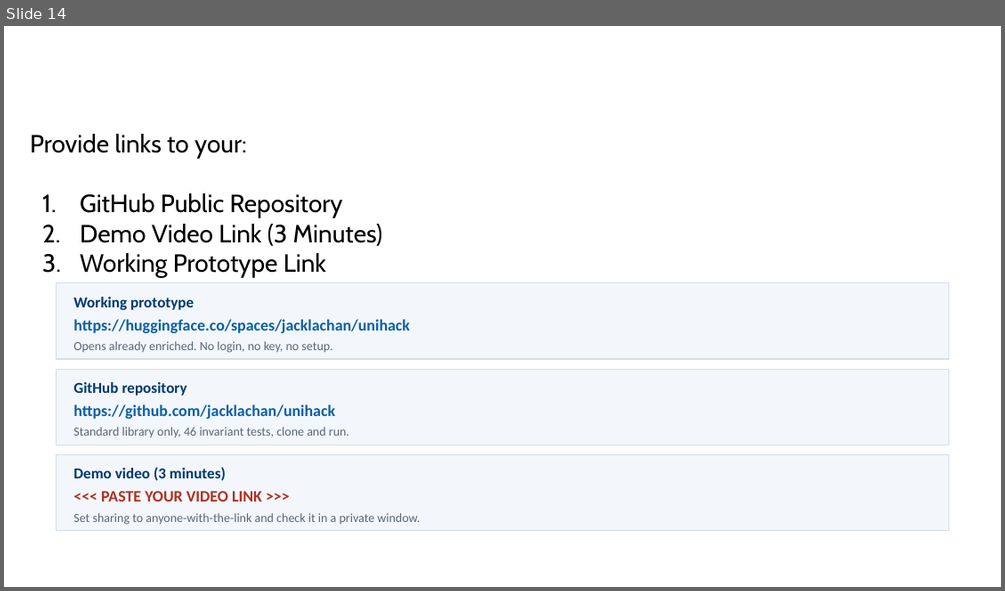
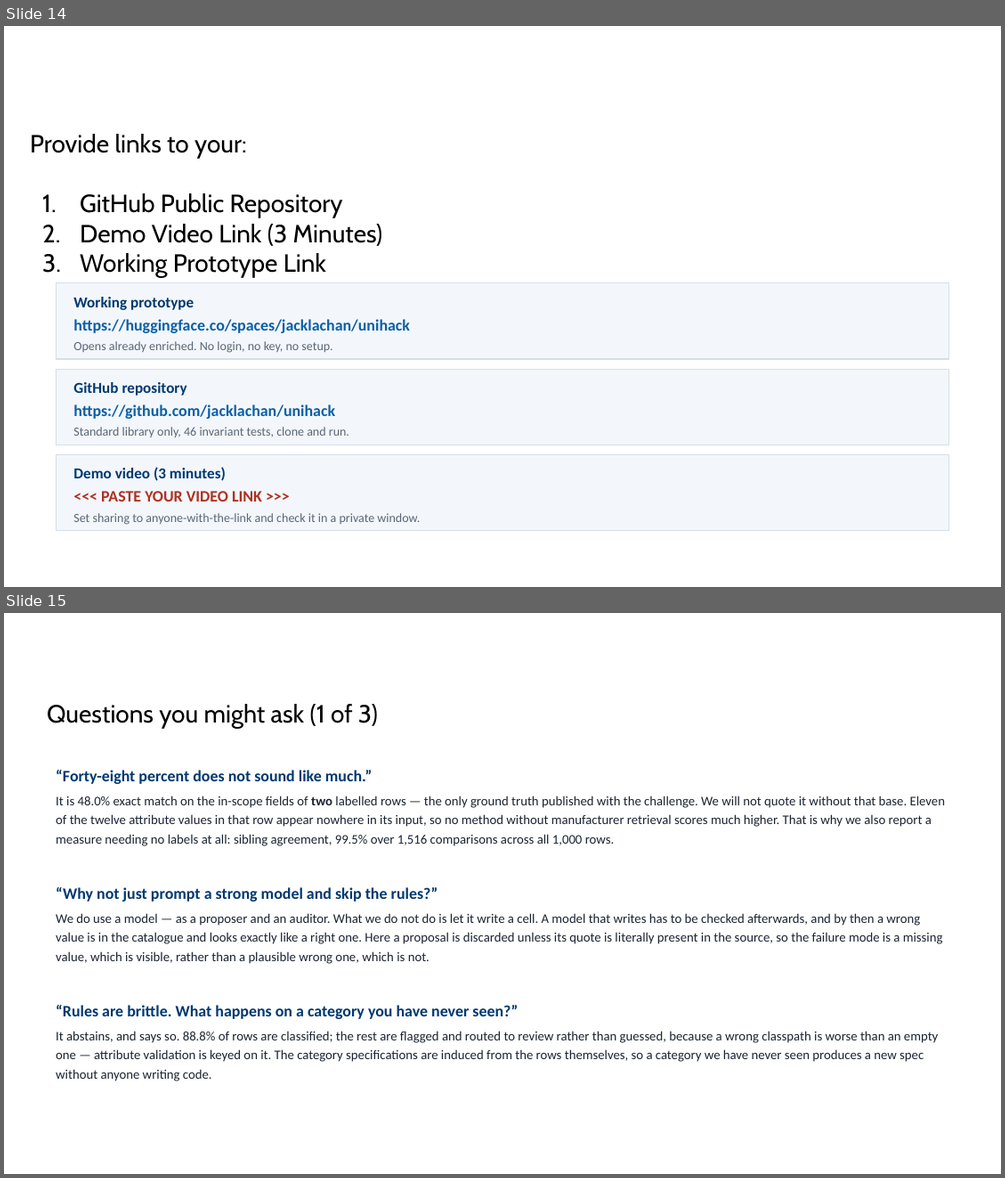
Before and after one commit to jacklachan/unihack, a slide deck: docs/deck/CALIPER_UniHack.pptx. Shown one above the other, each under a label of ours: slide 14 before the commit, slides 14 and 15 after it. The pictures are 1005x591 and 1005x1178 pixels, drawn with LibreOffice and Linux fonts; fonts in the diff are those of the drawing; background and template pictures are left out. Boxes give left, top, right and bottom in pixels: in the first picture for what was removed or moved away, otherwise in the second. Text is boxed around its words. In the diff, an @@ line names an element or a change of style, - is before the commit and + after.

```diff
--- a/docs/deck/CALIPER_UniHack.pptx
+++ b/docs/deck/CALIPER_UniHack.pptx
@@ slide 15 added at bbox=[4, 613, 1001, 1174], background picture (left out) @@
@@ text added at bbox=[47, 704, 378, 728], 18 pt, text #000000 @@
+Questions you might ask (1 of 3)
@@ text added at bbox=[56, 770, 945, 846], 9.5 pt, text #1B2432 @@
+“Forty-eight percent does not sound like much.”
+It is 48.0% exact match on the in-scope fields of two labelled rows — the only ground truth published with the challenge. We will not quote it without that base. Eleven of the twelve attribute values in that row appear nowhere in its input, so no method without manufacturer retrieval scores much higher. That is why we also report a measure needing no labels at all: sibling agreement, 99.5% over 1,516 comparisons across all 1,000 rows.
@@ text added at bbox=[56, 887, 943, 964], 9.5 pt, text #1B2432 @@
+“Why not just prompt a strong model and skip the rules?”
+We do use a model — as a proposer and an auditor. What we do not do is let it write a cell. A model that writes has to be checked afterwards, and by then a wrong value is in the catalogue and looks exactly like a right one. Here a proposal is discarded unless its quote is literally present in the source, so the failure mode is a missing value, which is visible, rather than a plausible wrong one, which is not.
@@ text added at bbox=[56, 1005, 938, 1081], 9.5 pt, text #1B2432 @@
+“Rules are brittle. What happens on a category you have never seen?”
+It abstains, and says so. 88.8% of rows are classified; the rest are flagged and routed to review rather than guessed, because a wrong classpath is worse than an empty one — attribute validation is keyed on it. The category specifications are induced from the rows themselves, so a category we have never seen produces a new spec without anyone writing code.
```
Also in this commit, not shown: 1 slide changed, 2 other slides added, 3 other files.
